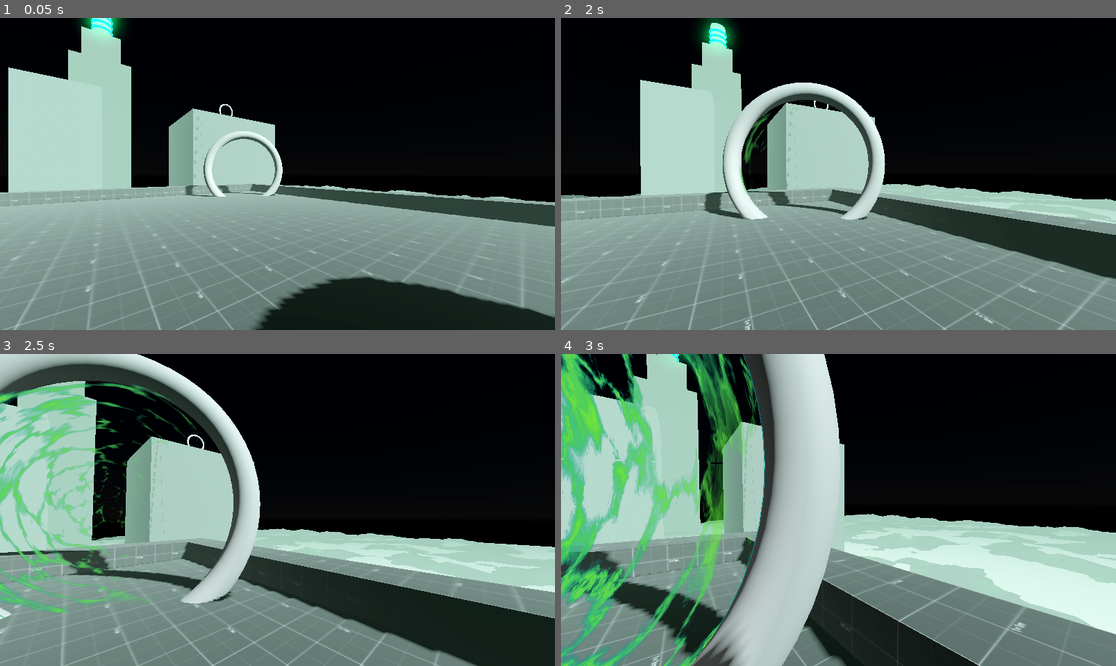
Above: before the commit, frames 1-4 (two rows, left to right).
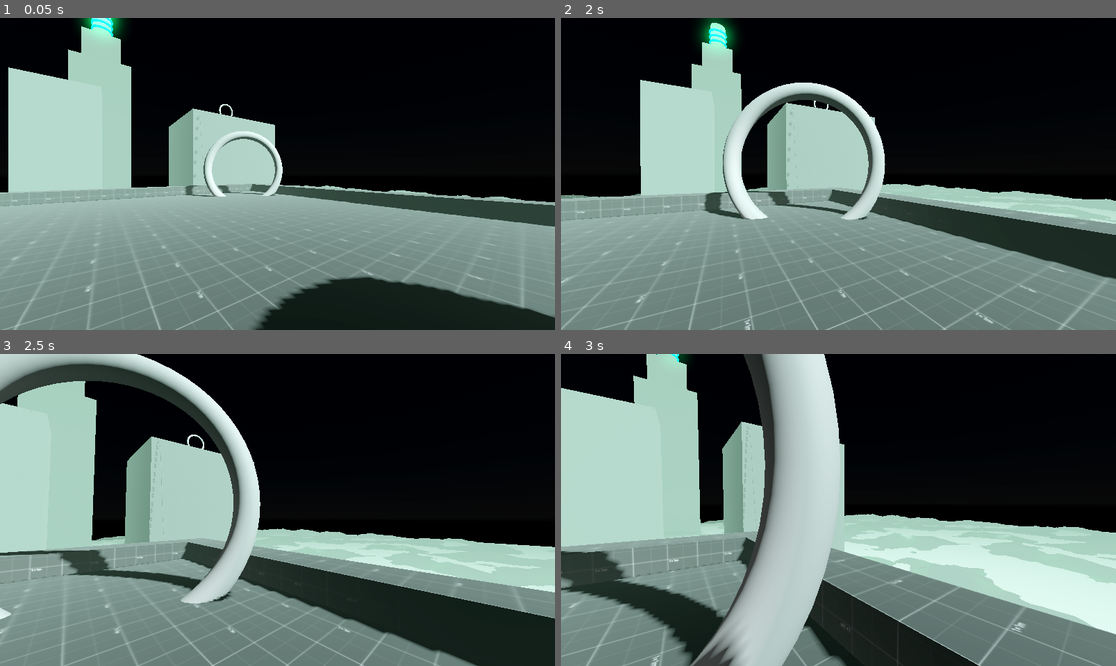
Above: after the commit, the same moments.

Repository: RuffledPlume/GWF-78
Game: Godot game, scene res://Levels/Sandbox.tscn
Two runs of this game, one before a commit and one after it. Both use one fixed random seed, a clock stepped at 60 frames per second and the inputs below.
Inputs (mouse positions are in pixels of both pictures, inside the frame that each line leads up to):
- Up to frame 1 (0.05 s): no input
- Up to frame 2 (2 s): move the mouse to (866, 174) at 0.52 s; hold W (Forward) from 0.53 s (still down); click (866, 174) at 0.6 s; tap Space (Jump) at 0.77, 1.52 s; move the mouse to (810, 174) at 1.27 s; click (810, 174) at 1.35 s
- Up to frame 3 (2.5 s): keep holding W (Forward); move the mouse to (288, 503) at 2.02 s; click (288, 503) at 2.1 s
- Up to frame 4 (3 s): keep holding W (Forward); move the mouse to (832, 516) at 2.77 s; click (832, 516) at 2.85 s

Frame 1 is identical in both runs. In frame 2, 0.3% of the frame differs, in the area x 32-45%, y 26-57%; in frame 3, 5.1%; in frame 4, 13%, in the area x 0-37%, y 0-100%.

Commit message:
Portal Shader Script
@RuffledPlume need help with this!

Diff:
--- a/Prefabs/Portal.tscn
+++ b/Prefabs/Portal.tscn
@@ -5,7 +5,7 @@
 [sub_resource type="ShaderMaterial" id="ShaderMaterial_v8xaa"]
 render_priority = 0
 shader = ExtResource("1_3ch8k")
-shader_parameter/FloatParameter = -1.0
+shader_parameter/Mix = -2.0
 
 [sub_resource type="CylinderMesh" id="CylinderMesh_ew42f"]
 top_radius = 2.0
@@ -13,6 +13,6 @@
 height = 0.1
 
 [node name="Portal" type="MeshInstance3D"]
-transform = Transform3D(1, 0, 0, 0, -4.37114e-08, -1, 0, 1, -4.37114e-08, 0, 0, 0)
+transform = Transform3D(1, 0, 0, 0, -4.37114e-08, -1, 0, 1, -4.37114e-08, -0.957599, -0.0397538, -0.0551462)
 material_override = SubResource("ShaderMaterial_v8xaa")
 mesh = SubResource("CylinderMesh_ew42f")
--- a/Prefabs/teleporter.tscn
+++ b/Prefabs/teleporter.tscn
@@ -1,16 +1,32 @@
-[gd_scene load_steps=9 format=3 uid="uid://c0k1dgeaxg3v7"]
+[gd_scene load_steps=13 format=3 uid="uid://c0k1dgeaxg3v7"]
 
 [ext_resource type="Script" path="res://Scripts/teleporter.gd" id="1_h3a3j"]
+[ext_resource type="Shader" uid="uid://dogm0sjk631j0" path="res://Shader/Portal.tres" id="2_6d5h0"]
 [ext_resource type="PackedScene" uid="uid://bx58q4jf6ownj" path="res://Prefabs/Portal.tscn" id="2_oy6gn"]
 [ext_resource type="AudioStream" uid="uid://c7ryh3k8771w5" path="res://Audio/461022__alanmcki__whoosh_into_hit_and_debris_001.wav" id="3_ljs67"]
 [ext_resource type="AudioStream" uid="uid://ckqsuaisa1803" path="res://Audio/112836__dymewiz__whoosh_20.wav" id="4_1bews"]
 [ext_resource type="AudioStream" uid="uid://cgfy4dyy1hfo8" path="res://Audio/162842__beman87__whoosh-data-x2.wav" id="4_r2tse"]
+
+[sub_resource type="ShaderMaterial" id="ShaderMaterial_neunn"]
+render_priority = 0
+shader = ExtResource("2_6d5h0")
+shader_parameter/Mix = null
 
 [sub_resource type="BoxShape3D" id="BoxShape3D_i0tk0"]
 
 [sub_resource type="TorusMesh" id="TorusMesh_nipnd"]
 inner_radius = 2.0
 outer_radius = 2.5
+
+[sub_resource type="ShaderMaterial" id="ShaderMaterial_v8xaa"]
+render_priority = 0
+shader = ExtResource("2_6d5h0")
+shader_parameter/Mix = -2.0
+
+[sub_resource type="CylinderMesh" id="CylinderMesh_ew42f"]
+top_radius = 2.0
+bottom_radius = 2.0
+height = 0.1
 
 [sub_resource type="BoxShape3D" id="BoxShape3D_dy0tn"]
 
@@ -19,6 +35,7 @@
 [node name="TeleporterA" type="Area3D" parent="."]
 gravity = 0.0
 script = ExtResource("1_h3a3j")
+portal_material = SubResource("ShaderMaterial_neunn")
 
 [node name="CollisionShape3D" type="CollisionShape3D" parent="TeleporterA"]
 transform = Transform3D(3, 0, 0, 0, 3, 0, 0, 0, 3, 0, 0, 0)
@@ -32,8 +49,10 @@
 [node name="PointA" type="Node3D" parent="TeleporterA/TorusA"]
 transform = Transform3D(1, 0, 0, 0, -4.37114e-08, 1, 0, -1, -4.37114e-08, 0, -8.74228e-08, -2)
 
-[node name="PortalA" parent="TeleporterA/TorusA" instance=ExtResource("2_oy6gn")]
+[node name="PortalA" type="MeshInstance3D" parent="TeleporterA/TorusA"]
 transform = Transform3D(-1, 8.74228e-08, -3.82137e-15, -8.74228e-08, -1, 8.74228e-08, 3.82137e-15, 8.74228e-08, 1, 0, 0, 0)
+material_override = SubResource("ShaderMaterial_v8xaa")
+mesh = SubResource("CylinderMesh_ew42f")
 skeleton = NodePath("../../..")
 
 [node name="TeleportAudio" type="AudioStreamPlayer3D" parent="TeleporterA"]
--- a/Scripts/teleporter.gd
+++ b/Scripts/teleporter.gd
@@ -1,4 +1,6 @@
 extends Area3D
+
+
 
 
 var is_within_a: bool = false
@@ -9,6 +11,7 @@
 
 @onready var point_a: Node3D = $TorusA/PointA
 @onready var point_b: Node3D = $"../TeleporterB/TorusB/PointB"
+@onready var portal_a: MeshInstance3D = $TorusA/PortalA
 
 @onready var teleport_audio: AudioStreamPlayer3D = $TeleportAudio
 @onready var generation_audio: AudioStreamPlayer3D = $GenerationAudio
@@ -20,7 +23,13 @@
 
 @onready var player_camera_pivot = Player.instance.camera_pivot
 
+@export var portal_material: ShaderMaterial
+
+func _ready() -> void:
+	portal_material.set_shader_parameter("Mix", 0.0)
+
 func _process(delta: float) -> void:
+
 
 
 	var distance_to_a = point_a.global_position.distance_to(Player.instance.global_position)
--- a/Shader/Portal.tres
+++ b/Shader/Portal.tres
@@ -1,7 +1,7 @@
 [gd_resource type="VisualShader" load_steps=28 format=3 uid="uid://dogm0sjk631j0"]
 
 [sub_resource type="VisualShaderNodeFresnel" id="VisualShaderNodeFresnel_fjihv"]
-default_input_values = [2, false, 3, 0.3]
+default_input_values = [2, false, 3, 0.1]
 
 [sub_resource type="VisualShaderNodeUVPolarCoord" id="VisualShaderNodeUVPolarCoord_u2ts2"]
 default_input_values = [1, Vector2(0.75, 0.75), 2, 2.0, 3, 1.0]
@@ -26,7 +26,7 @@
 input_name = "uv"
 
 [sub_resource type="VisualShaderNodeFresnel" id="VisualShaderNodeFresnel_j1t73"]
-default_input_values = [2, false, 3, 0.5]
+default_input_values = [2, false, 3, 0.2]
 
 [sub_resource type="VisualShaderNodeFloatOp" id="VisualShaderNodeFloatOp_pq6bc"]
 operator = 2
@@ -72,14 +72,15 @@
 texture = SubResource("NoiseTexture2D_6kxj1")
 
 [sub_resource type="VisualShaderNodeMix" id="VisualShaderNodeMix_yq08o"]
-default_input_values = [0, Vector2(0, 0), 1, Vector2(1, 1), 2, Vector2(0.5, 0.5)]
+default_input_values = [0, Vector2(0, 0), 1, Vector2(2, 2), 2, Vector2(0.5, 0.5)]
 op_type = 1
 
 [sub_resource type="VisualShaderNodeFloatParameter" id="VisualShaderNodeFloatParameter_fotqt"]
-parameter_name = "FloatParameter"
+parameter_name = "Mix"
 hint = 2
-min = -1.0
+min = -2.0
 max = 0.0
+step = 0.01
 
 [sub_resource type="FastNoiseLite" id="FastNoiseLite_dmgxh"]
 noise_type = 2
@@ -107,7 +108,7 @@
 uniform sampler2D tex_frg_7;
 uniform sampler2D tex_frg_38;
 uniform sampler2D tex_frg_59;
-uniform float FloatParameter : hint_range(-1, 0, 0.10000000149012);
+uniform float Mix : hint_range(-2, 0, 0.00999999977648);
 
 
 
@@ -152,7 +153,7 @@
 
 
 // Fresnel:2
-	float n_in2p3 = 0.30000;
+	float n_in2p3 = 0.10000;
 	float n_out2p0 = pow(1.0 - clamp(dot(NORMAL, VIEW), 0.0, 1.0), n_in2p3);
 
 
@@ -165,16 +166,16 @@
 
 
 // FloatParameter:69
-	float n_out69p0 = FloatParameter;
+	float n_out69p0 = Mix;
 
 
 // Mix:68
-	vec2 n_in68p1 = vec2(1.00000, 1.00000);
+	vec2 n_in68p1 = vec2(2.00000, 2.00000);
 	vec2 n_out68p0 = mix(vec2(n_out59p0.xy), n_in68p1, vec2(n_out69p0));
 
 
 // Fresnel:56
-	float n_in56p3 = 0.50000;
+	float n_in56p3 = 0.20000;
 	float n_out56p0 = pow(1.0 - clamp(dot(NORMAL, VIEW), 0.0, 1.0), n_in56p3);
 
 
@@ -187,41 +188,41 @@
 
 }
 "
-graph_offset = Vector2(-217.352, -88.8102)
+graph_offset = Vector2(-355.118, 415.881)
 flags/unshaded = true
 nodes/fragment/0/position = Vector2(1860, -100)
 nodes/fragment/2/node = SubResource("VisualShaderNodeFresnel_fjihv")
-nodes/fragment/2/position = Vector2(-380, 600)
+nodes/fragment/2/position = Vector2(-460, 660)
 nodes/fragment/6/node = SubResource("VisualShaderNodeInput_blwb5")
-nodes/fragment/6/position = Vector2(-1460, 540)
+nodes/fragment/6/position = Vector2(-1880, 540)
 nodes/fragment/7/node = SubResource("VisualShaderNodeTexture_4xlwa")
-nodes/fragment/7/position = Vector2(-380, 180)
+nodes/fragment/7/position = Vector2(-700, 280)
 nodes/fragment/9/node = SubResource("VisualShaderNodeUVFunc_d0xcf")
-nodes/fragment/9/position = Vector2(-740, 320)
+nodes/fragment/9/position = Vector2(-1160, 320)
 nodes/fragment/33/node = SubResource("VisualShaderNodeUVPolarCoord_u2ts2")
-nodes/fragment/33/position = Vector2(-1040, 280)
+nodes/fragment/33/position = Vector2(-1460, 280)
 nodes/fragment/34/node = SubResource("VisualShaderNodeVectorOp_jn20n")
-nodes/fragment/34/position = Vector2(-1040, 480)
+nodes/fragment/34/position = Vector2(-1460, 480)
 nodes/fragment/38/node = SubResource("VisualShaderNodeTexture_ooxmu")
-nodes/fragment/38/position = Vector2(160, -280)
+nodes/fragment/38/position = Vector2(180, -440)
 nodes/fragment/55/node = SubResource("VisualShaderNodeInput_yuc5m")
-nodes/fragment/55/position = Vector2(-1560, 300)
+nodes/fragment/55/position = Vector2(-1980, 300)
 nodes/fragment/56/node = SubResource("VisualShaderNodeFresnel_j1t73")
-nodes/fragment/56/position = Vector2(-380, 780)
+nodes/fragment/56/position = Vector2(940, 1060)
 nodes/fragment/58/node = SubResource("VisualShaderNodeFloatOp_pq6bc")
 nodes/fragment/58/position = Vector2(-120, 360)
 nodes/fragment/59/node = SubResource("VisualShaderNodeTexture_5gd8r")
 nodes/fragment/59/position = Vector2(240, 20)
 nodes/fragment/60/node = SubResource("VisualShaderNodeTexture_k2m8s")
-nodes/fragment/60/position = Vector2(160, -540)
+nodes/fragment/60/position = Vector2(-200, -780)
 nodes/fragment/64/node = SubResource("VisualShaderNodeFloatOp_e0eud")
 nodes/fragment/64/position = Vector2(-120, 0)
 nodes/fragment/65/node = SubResource("VisualShaderNodeUVFunc_sa0sj")
-nodes/fragment/65/position = Vector2(-760, -20)
+nodes/fragment/65/position = Vector2(-1180, -20)
 nodes/fragment/66/node = SubResource("VisualShaderNodeTexture_7gusc")
-nodes/fragment/66/position = Vector2(-380, -120)
+nodes/fragment/66/position = Vector2(-680, -220)
 nodes/fragment/68/node = SubResource("VisualShaderNodeMix_yq08o")
 nodes/fragment/68/position = Vector2(820, 80)
 nodes/fragment/69/node = SubResource("VisualShaderNodeFloatParameter_fotqt")
-nodes/fragment/69/position = Vector2(-717.397, 1411.03)
-nodes/fragment/connections = PackedInt32Array(6, 0, 34, 0, 34, 0, 9, 2, 33, 0, 9, 0, 9, 0, 7, 0, 55, 0, 33, 0, 56, 0, 0, 21, 2, 0, 58, 1, 7, 0, 58, 0, 7, 0, 60, 0, 33, 0, 65, 0, 34, 0, 65, 2, 65, 0, 66, 0, 66, 0, 64, 0, 7, 0, 64, 1, 7, 0, 38, 0, 58, 0, 59, 0, 58, 0, 0, 5, 69, 0, 68, 2, 38, 0, 0, 0, 68, 0, 0, 1, 59, 0, 68, 0)
+nodes/fragment/69/position = Vector2(-340, 980)
+nodes/fragment/connections = PackedInt32Array(6, 0, 34, 0, 34, 0, 9, 2, 33, 0, 9, 0, 9, 0, 7, 0, 55, 0, 33, 0, 7, 0, 60, 0, 33, 0, 65, 0, 34, 0, 65, 2, 65, 0, 66, 0, 7, 0, 64, 1, 7, 0, 38, 0, 59, 0, 68, 0, 38, 0, 0, 0, 56, 0, 0, 21, 2, 0, 58, 1, 7, 0, 58, 0, 58, 0, 59, 0, 58, 0, 0, 5, 69, 0, 68, 2, 68, 0, 0, 1)
Not shown: 2 places in Levels/Sandbox.tscn that only renumber resources
